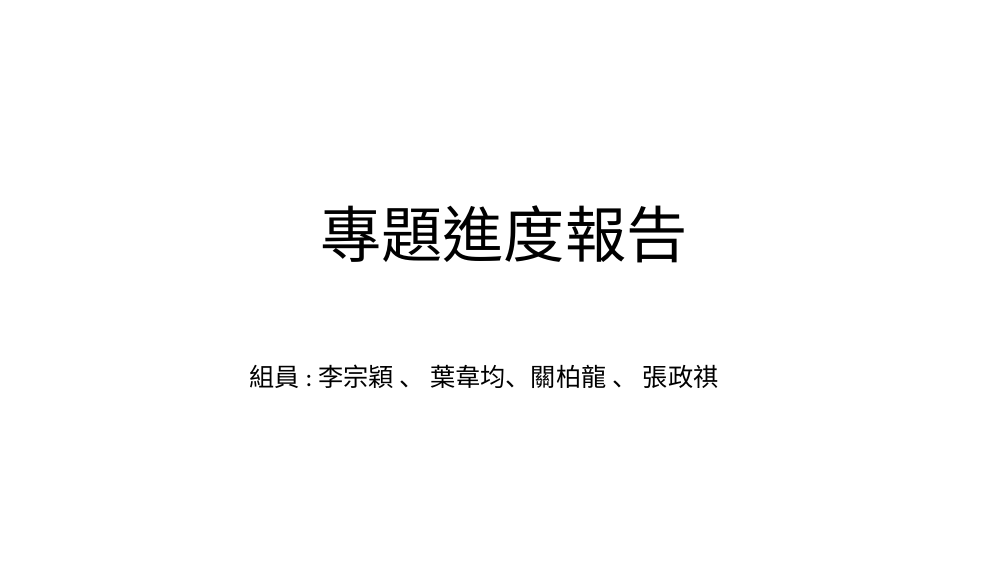
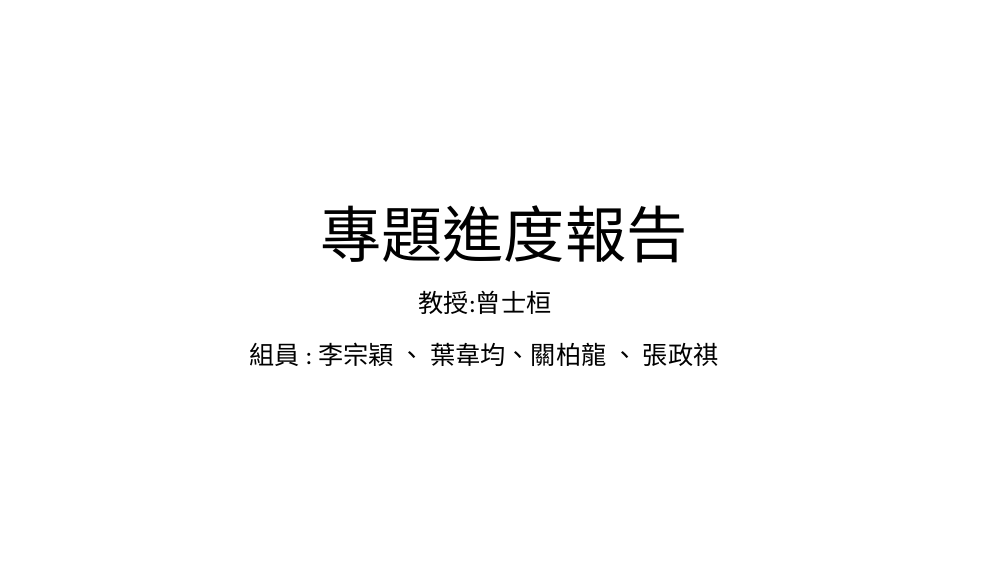
Before and after one commit to LEE-ZongYing/AIOT-vital-signs-measuring-and-analyzing-system, a slide deck: slide 1 of 計劃書、簡報/專題進度報告12_30.pptx. Drawn at 1008x567 pixels with LibreOffice and Linux fonts; fonts in the diff are those of the drawing; background and template pictures are left out. Boxes give left, top, right and bottom in pixels: in the first picture for what was removed or moved away, otherwise in the second. Text is boxed around its words. In the diff, an @@ line names an element or a change of style, - is before the commit and + after.

```diff
--- a/計劃書、簡報/專題進度報告12_30.pptx
+++ b/計劃書、簡報/專題進度報告12_30.pptx
@@ text added at <box>419,290,552,314</box>, 24 pt, text #000000 @@
+教授:曾士桓
@@ subtitle "組員 : 李宗穎 、 葉韋均、關柏龍 ...": place and size @@
-subtitle "組員 : 李宗穎 、 葉韋均、關柏龍 ..." at <box>250,364,719,388</box>
+subtitle "組員 : 李宗穎 、 葉韋均、關柏龍 ..." at <box>250,342,719,366</box>
```
Also in this commit, not shown: 1 slide added, 38 other files.
